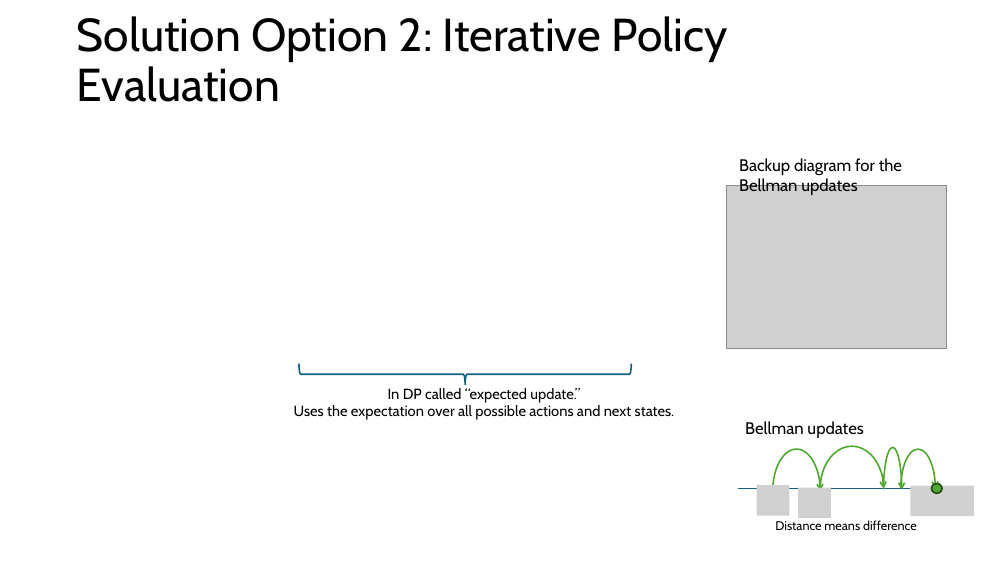
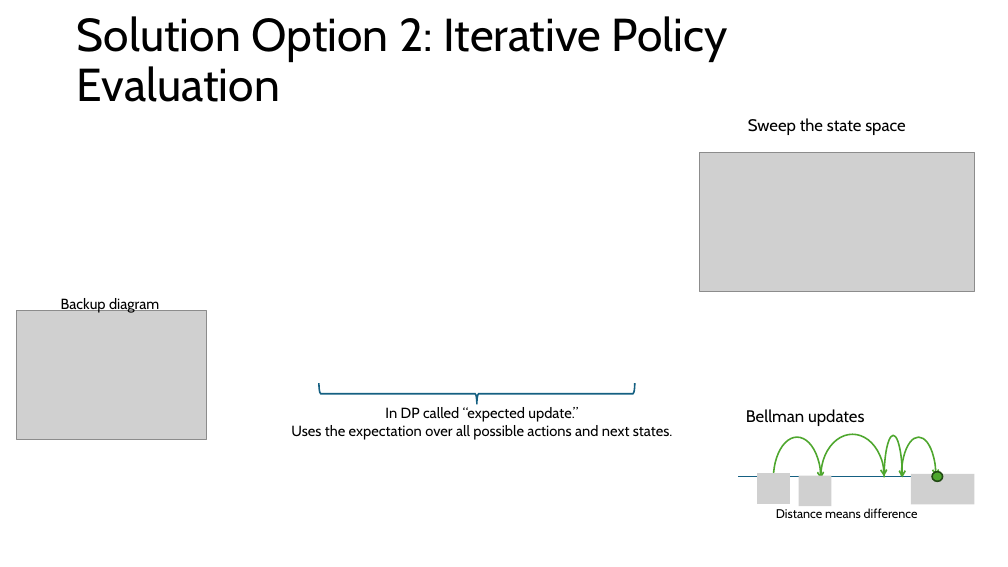
Before and after one commit to mhahsler/Introduction_to_Reinforcement_Learning, a slide deck: slide 9 of slides/Lecture_Chapter04.pptx. Drawn at 1008x567 pixels with LibreOffice and Linux fonts; fonts in the diff are those of the drawing; grey boxes stand for pictures. Boxes give left, top, right and bottom in pixels: in the first picture for what was removed or moved away, otherwise in the second. Text is boxed around its words. In the diff, an @@ line names an element or a change of style, - is before the commit and + after.

```diff
--- a/slides/Lecture_Chapter04.pptx
+++ b/slides/Lecture_Chapter04.pptx
@@ text added at (x1=748, y1=118, x2=905, y2=135), 16 pt, text #000000 @@
+Sweep the state space
@@ picture added at (x1=700, y1=152, x2=975, y2=291) @@
@@ text at (x1=61, y1=297, x2=159, y2=313): text changed; size 16 to 14 pt @@
-Backup diagram for the Bellman updates
+Backup diagram
@@ picture resized from (x1=727, y1=186, x2=947, y2=349) to (x1=17, y1=311, x2=206, y2=439) @@
@@ right brace resized from (x1=299, y1=364, x2=631, y2=385) to (x1=319, y1=383, x2=635, y2=405) @@
@@ text "In DP called “expected update.” ..." moved from (x1=294, y1=388, x2=675, y2=420) to (x1=291, y1=407, x2=673, y2=440) @@
@@ 4 arc (boxed as its full ellipse)s, 3 pictures, 2 texts, 1 ellipse, 1 line moved together from (x1=738, y1=421, x2=974, y2=532) to (x1=739, y1=409, x2=975, y2=520) @@
```
Also in this commit, not shown: 8 other slides changed, 7 other files.
